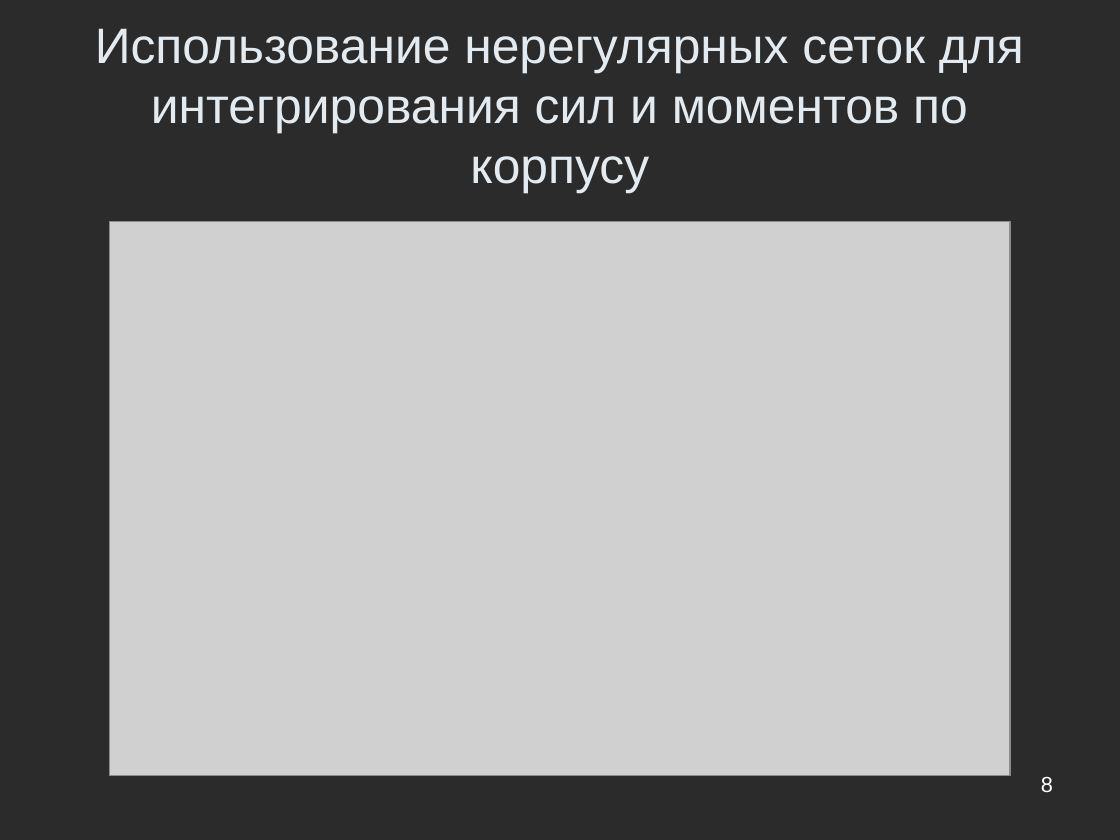
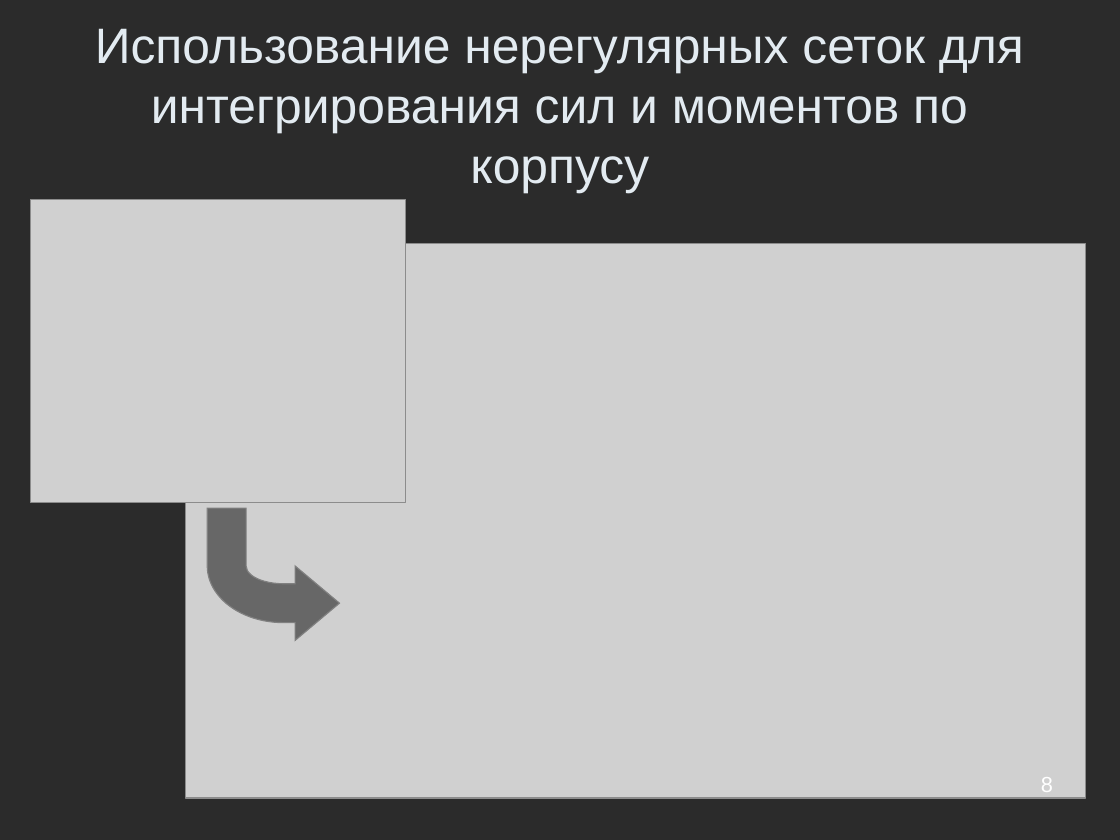
Before and after one commit to Jacobi20/nano-vis, a slide deck: slide 8 of ship_sim/docs/conf_hpc2010/hpc2010_navy_2.ppt. Drawn at 1120x840 pixels with LibreOffice and Linux fonts; fonts in the diff are those of the drawing; grey boxes stand for pictures; background and template pictures are left out; a plain dark background stands for a picture behind light text. Boxes give left, top, right and bottom in pixels: in the first picture for what was removed or moved away, otherwise in the second. Text is boxed around its words. In the diff, an @@ line names an element or a change of style, - is before the commit and + after.

```diff
--- a/ship_sim/docs/conf_hpc2010/hpc2010_navy_2.ppt
+++ b/ship_sim/docs/conf_hpc2010/hpc2010_navy_2.ppt
@@ picture added at bbox=[30, 199, 405, 503] @@
@@ picture: place and size @@
-picture at bbox=[110, 222, 1010, 776]
+picture at bbox=[185, 244, 1085, 799]
@@ freeform shape added at bbox=[207, 508, 339, 641], fill #000000 at 50% opacity, outline #808080 0.74 pt @@
```
Also in this commit, not shown: 1 other file.
